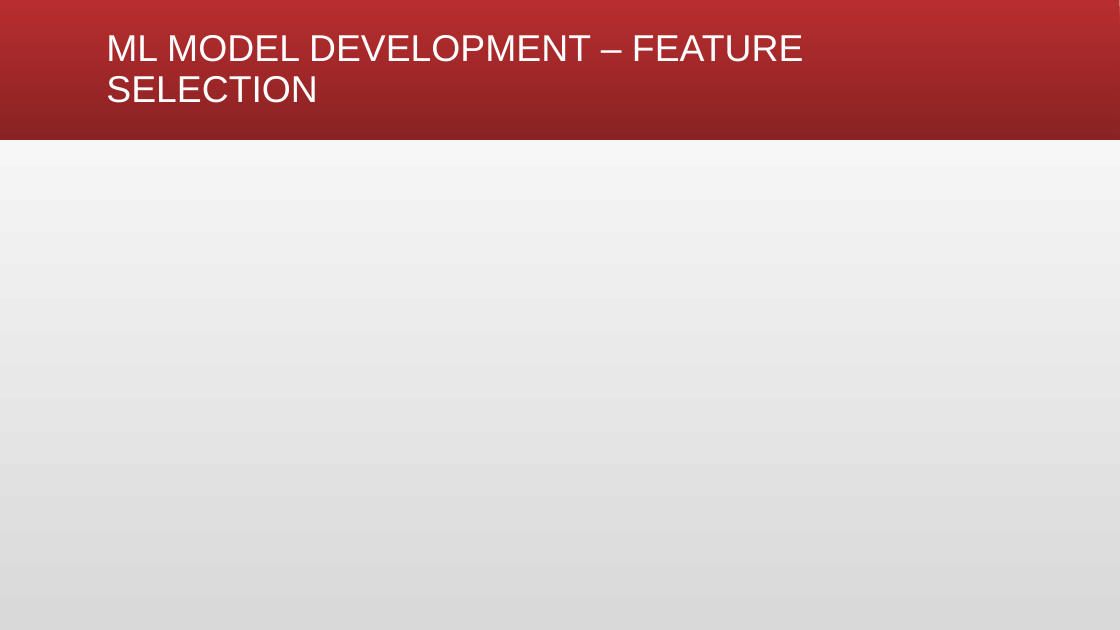
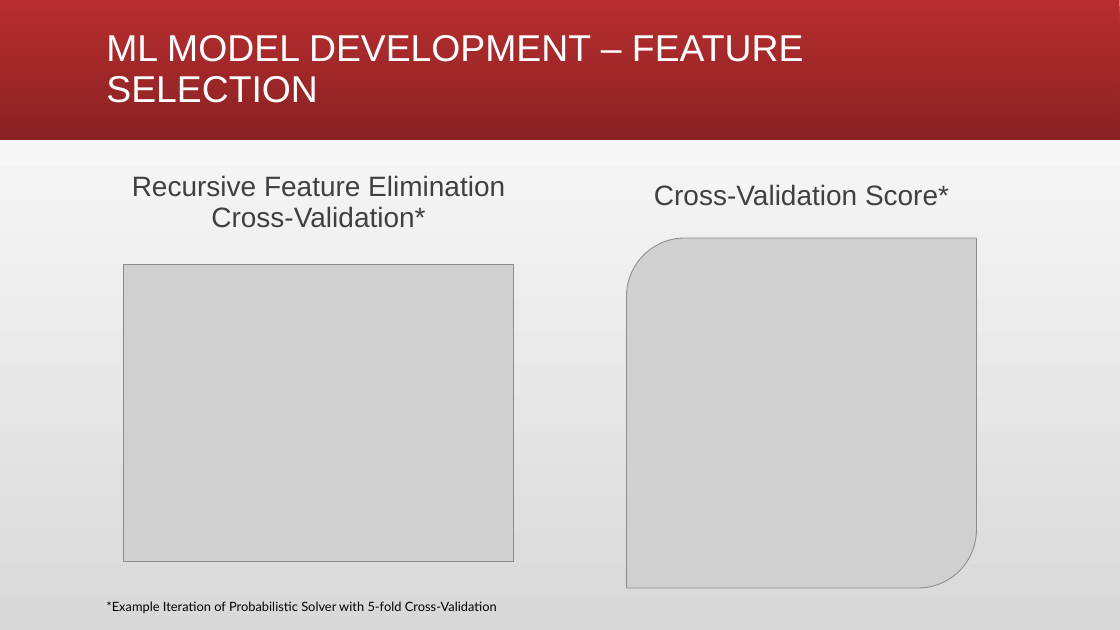
Before and after one commit to larawayn/Heart_Failure_Prediction, a slide deck: slide 8 of Heart Failure Detection.pptx. Drawn at 1120x630 pixels with LibreOffice and Linux fonts; fonts in the diff are those of the drawing; grey boxes stand for pictures. Boxes give left, top, right and bottom in pixels: in the first picture for what was removed or moved away, otherwise in the second. Text is boxed around its words. In the diff, an @@ line names an element or a change of style, - is before the commit and + after.

```diff
--- a/Heart Failure Detection.pptx
+++ b/Heart Failure Detection.pptx
@@ text added at (x1=132, y1=175, x2=505, y2=228), 24 pt, text #404040 @@
+Recursive Feature Elimination Cross-Validation*
@@ text added at (x1=654, y1=184, x2=949, y2=206), 24 pt, text #404040 @@
+Cross-Validation Score*
@@ picture added at (x1=627, y1=238, x2=977, y2=588) @@
@@ picture added at (x1=124, y1=265, x2=513, y2=561) @@
@@ text added at (x1=106, y1=601, x2=497, y2=613), 11 pt, text #000000 @@
+*Example Iteration of Probabilistic Solver with 5-fold Cross-Validation
```
Also in this commit, not shown: 3 other slides changed, 1 slide added.
